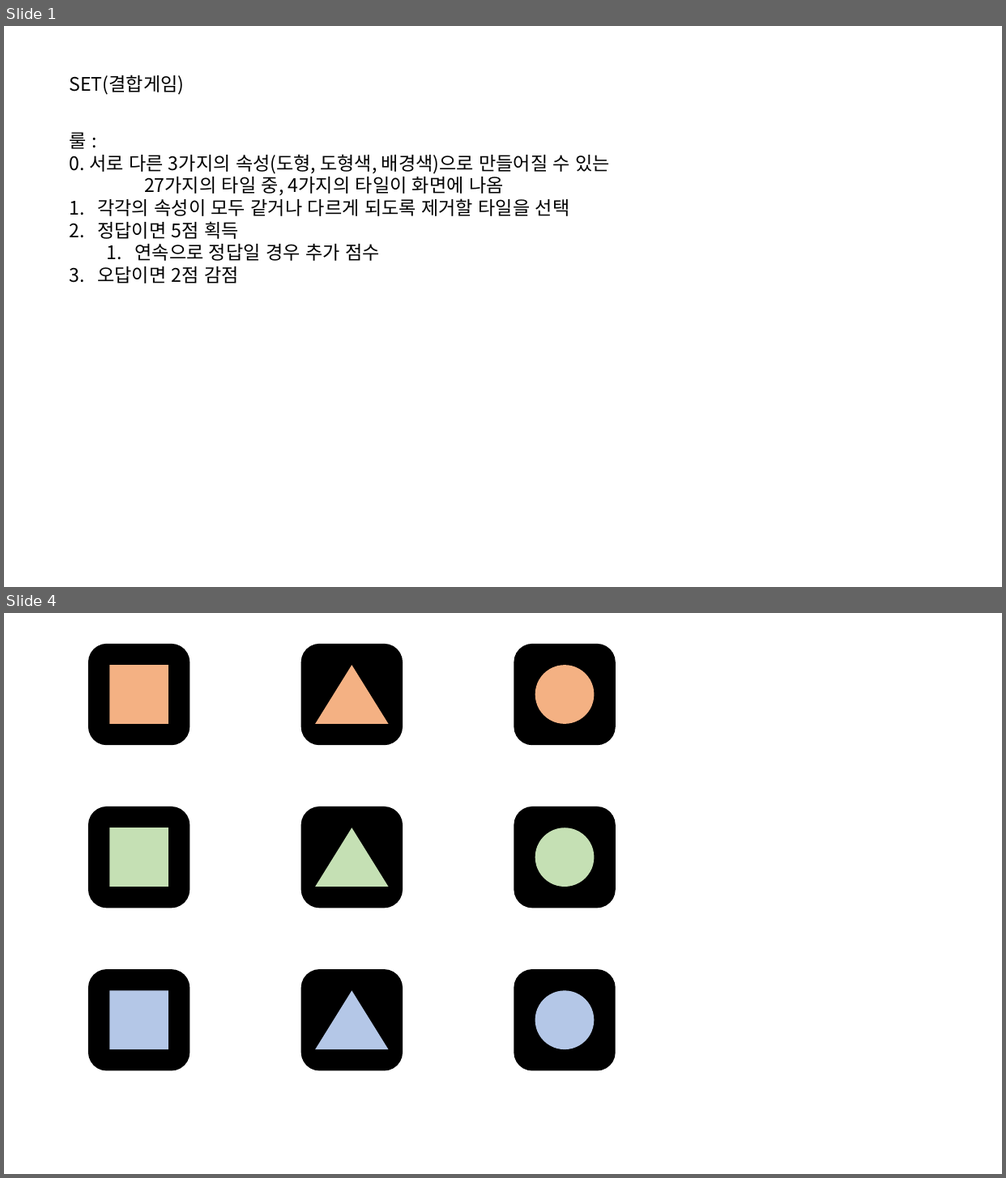
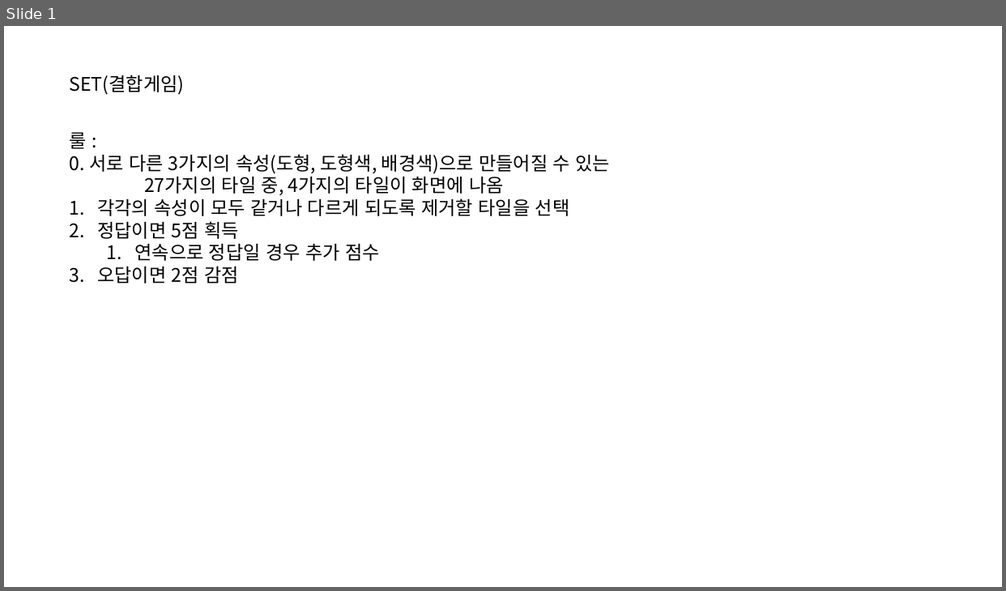
Before and after one commit to SILIVARY/minigameCollection, a slide deck: Assets/assets/pptx/game-set.pptx. Shown one above the other, each under a label of ours: slides 1 and 4 before the commit, slide 1 after it; the slides between them are not shown. The pictures are 1006x1178 and 1006x591 pixels, drawn with LibreOffice and Linux fonts; fonts in the diff are those of the drawing. Boxes give left, top, right and bottom in pixels: in the first picture for what was removed or moved away, otherwise in the second. Text is boxed around its words. In the diff, an @@ line names an element or a change of style, - is before the commit and + after.

```diff
--- a/Assets/assets/pptx/game-set.pptx
+++ b/Assets/assets/pptx/game-set.pptx
@@ slide 4 removed at bbox=[4, 613, 1002, 1174], background #FFFFFF @@
@@ rounded rectangle removed at bbox=[91, 646, 187, 743] @@
@@ rounded rectangle removed at bbox=[304, 646, 400, 743] @@
@@ rounded rectangle removed at bbox=[516, 646, 612, 743] @@
@@ rectangle removed at bbox=[109, 665, 168, 724] @@
@@ triangle removed at bbox=[315, 665, 389, 724] @@
@@ ellipse removed at bbox=[535, 665, 594, 724] @@
@@ rounded rectangle removed at bbox=[91, 809, 187, 905] @@
@@ rectangle removed at bbox=[109, 828, 168, 887] @@
@@ rounded rectangle removed at bbox=[304, 809, 400, 905] @@
@@ triangle removed at bbox=[315, 828, 389, 887] @@
@@ rounded rectangle removed at bbox=[516, 809, 612, 905] @@
@@ ellipse removed at bbox=[535, 828, 594, 887] @@
@@ rounded rectangle removed at bbox=[91, 972, 187, 1068] @@
@@ rounded rectangle removed at bbox=[304, 972, 400, 1068] @@
@@ rounded rectangle removed at bbox=[516, 972, 612, 1068] @@
@@ rectangle removed at bbox=[109, 991, 168, 1050] @@
@@ triangle removed at bbox=[315, 991, 389, 1050] @@
@@ ellipse removed at bbox=[535, 991, 594, 1050] @@
```
Also in this commit, not shown: 1 slide changed, 5 slides added, 2 other slides removed.
